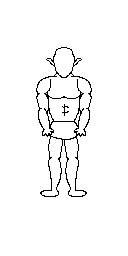
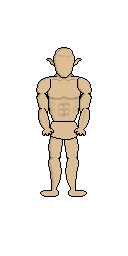
Layer changes from the first 128×256 image to the second:
painted on "head" over [47, 48, 81, 77]
painted on "right_forearm" over [39, 108, 53, 137]
painted on "right_arm" over [37, 78, 51, 116]
painted on "left_forearm" over [75, 108, 89, 137]
painted on "left_arm" over [77, 78, 91, 116]
painted on "lower_torso" over [49, 122, 78, 139]
painted on "torso" over [46, 73, 82, 133]
painted on "right_foot" over [41, 190, 58, 196]
painted on "right_calf" over [49, 157, 61, 190]
painted on "right_leg" over [49, 126, 63, 165]
painted on "left_foot" over [69, 190, 86, 196]
painted on "left_calf" over [66, 157, 78, 190]
painted on "left_leg" over [64, 126, 78, 165]
